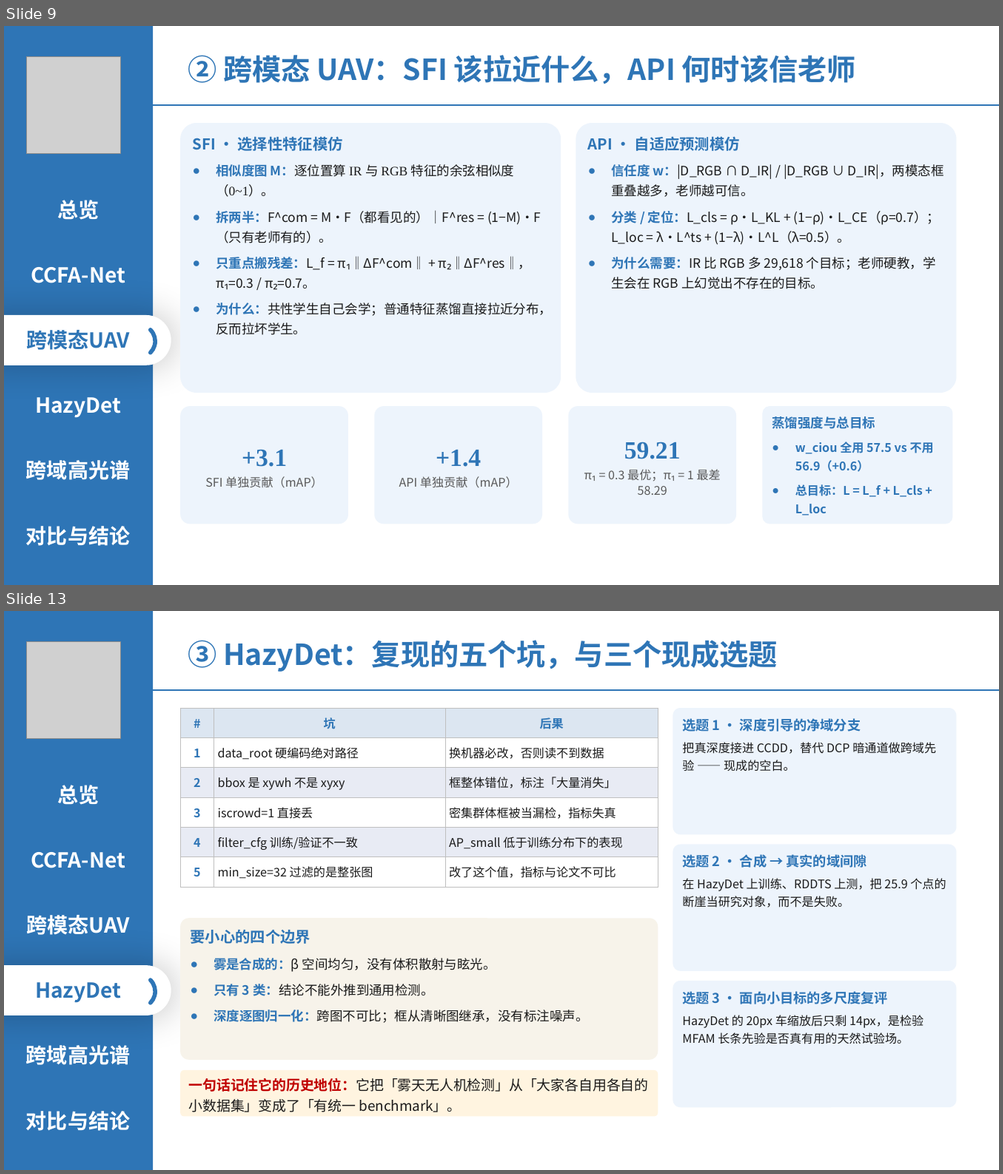
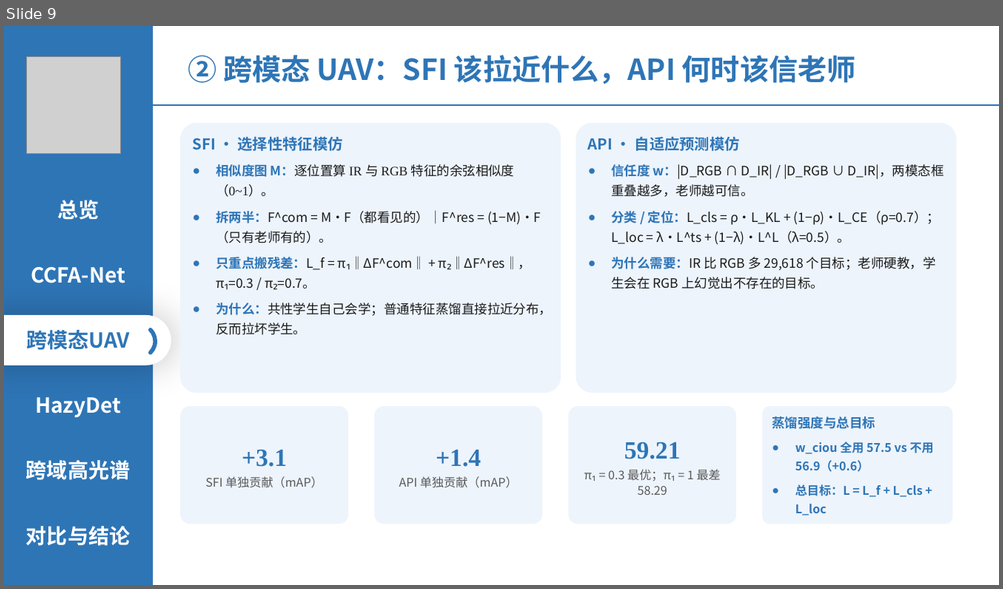
Before and after one commit to 139876/paper-notes, a slide deck: 论文精读/3-HazyDet精读/附件/四篇论文-组会汇报.pptx. Shown one above the other, each under a label of ours: slides 9 and 13 before the commit, slide 9 after it; the slides between them are not shown. The pictures are 1003x1174 and 1003x589 pixels, drawn with LibreOffice and Linux fonts; fonts in the diff are those of the drawing; grey boxes stand for pictures. Boxes give left, top, right and bottom in pixels: in the first picture for what was removed or moved away, otherwise in the second. Text is boxed around its words. In the diff, an @@ line names an element or a change of style, - is before the commit and + after.

```diff
--- a/论文精读/3-HazyDet精读/附件/四篇论文-组会汇报.pptx
+++ b/论文精读/3-HazyDet精读/附件/四篇论文-组会汇报.pptx
@@ slide 13 removed at <box>4,611,999,1170</box>, background #FFFFFF @@
@@ rectangle removed at <box>4,611,153,1170</box> @@
@@ picture removed at <box>26,641,120,739</box> @@
@@ text removed at <box>188,640,777,672</box> @@
-③ HazyDet：复现的五个坑，与三个现成选题
@@ line removed from (153, 690) to (999, 690) @@
@@ table removed at <box>180,708,657,903</box>, 6 rows, 3 columns @@
-# | 坑 | 后果
-1 | data_root 硬编码绝对路径 | 换机器必改，否则读不到数据
-2 | bbox 是 xywh 不是 xyxy | 框整体错位，标注「大量消失」
-3 | iscrowd=1 直接丢 | 密集群体框被当漏检，指标失真
-4 | filter_cfg 训练/验证不一致 | AP_small 低于训练分布下的表现
-5 | min_size=32 过滤的是整张图 | 改了这个值，指标与论文不可比
@@ rounded rectangle removed at <box>672,708,956,834</box> @@
-选题 1 · 深度引导的净域分支
-把真深度接进 CCDD，替代 DCP 暗通道做跨域先验 —— 现成的空白。
@@ text removed at <box>57,785,99,805</box> @@
-总览
@@ text removed at <box>31,852,125,869</box> @@
-CCFA-Net
@@ rounded rectangle removed at <box>672,845,956,971</box> @@
-选题 2 · 合成 → 真实的域间隙
-在 HazyDet 上训练、RDDTS 上测，把 25.9 个点的断崖当研究对象，而不是失败。
@@ text removed at <box>26,915,130,935</box> @@
-跨模态UAV
@@ rounded rectangle removed at <box>180,918,657,1060</box> @@
-要小心的四个边界
-● 雾是合成的：β 空间均匀，没有体积散射与眩光。
-● 只有 3 类：结论不能外推到通用检测。
-● 深度逐图归一化：跨图不可比；框从清晰图继承，没有标注噪声。
@@ rounded rectangle removed at <box>4,965,171,1015</box> @@
@@ text removed at <box>35,982,121,1003</box> @@
-HazyDet
@@ arc (boxed as its full ellipse) removed at <box>116,969,162,1014</box> @@
@@ rounded rectangle removed at <box>672,981,956,1108</box> @@
-选题 3 · 面向小目标的多尺度复评
-HazyDet 的 20px 车缩放后只剩 14px，是检验 MFAM 长条先验是否真有用的天然试验场。
@@ text removed at <box>26,1045,130,1065</box> @@
-跨域高光谱
@@ rounded rectangle removed at <box>180,1071,657,1117</box> @@
-一句话记住它的历史地位：它把「雾天无人机检测」从「大家各自用各自的小数据集」变成了「有统一 benchmark」。
@@ text removed at <box>26,1111,130,1131</box> @@
-对比与结论
```
Also in this commit, not shown: 13 slides changed.
